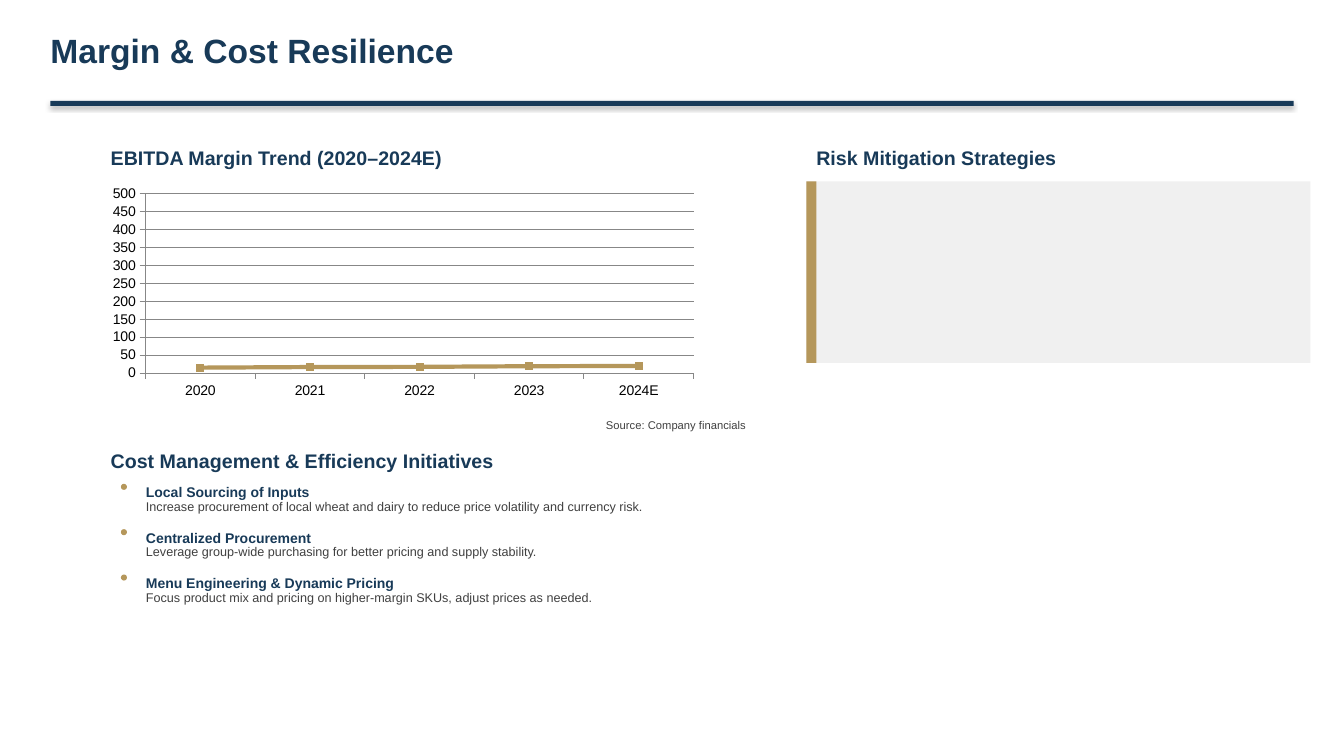
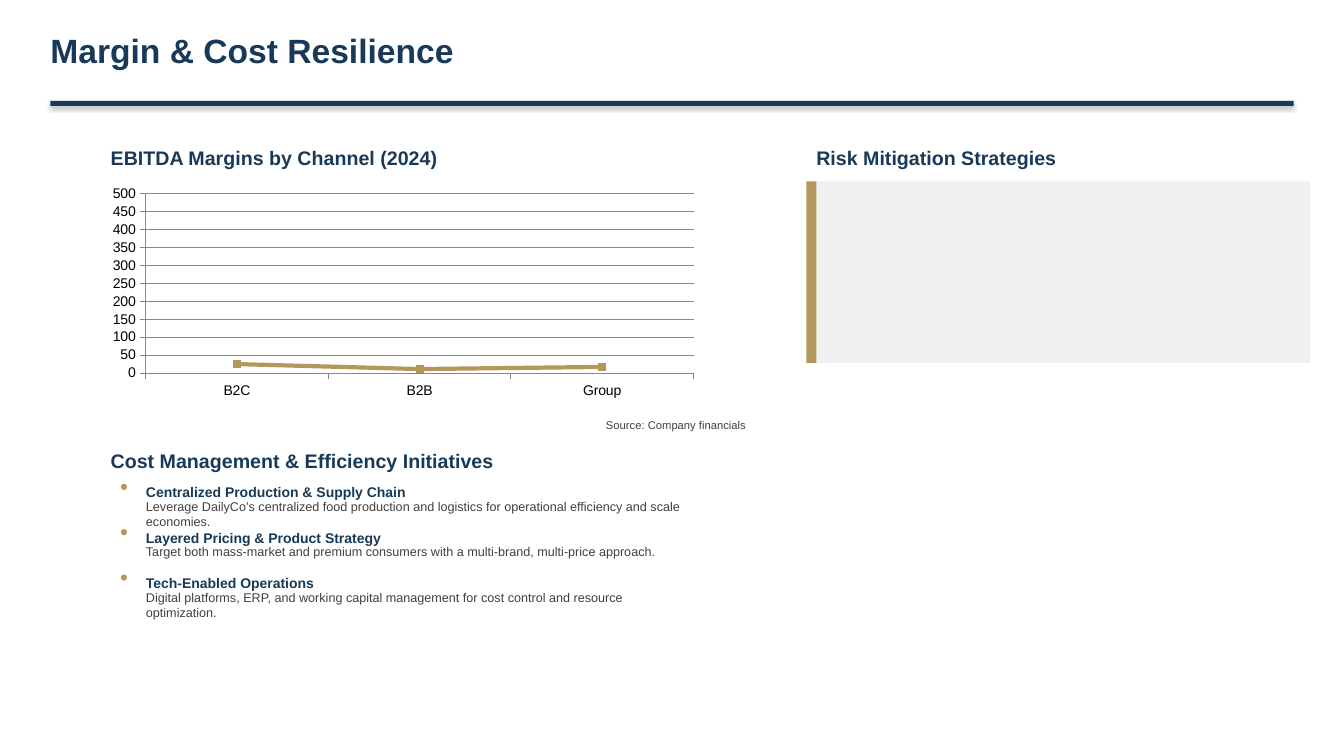
Before and after one commit to alinvb/slide_generator, a slide deck: slide 12 of ai_generated_deck.pptx (slide 16 before the commit). Drawn at 1344x756 pixels with LibreOffice and Linux fonts; fonts in the diff are those of the drawing. Boxes give left, top, right and bottom in pixels: in the first picture for what was removed or moved away, otherwise in the second. Text is boxed around its words. In the diff, an @@ line names an element or a change of style, - is before the commit and + after.

```diff
--- a/ai_generated_deck.pptx
+++ b/ai_generated_deck.pptx
@@ text at [111, 150, 437, 169]: text changed @@
-EBITDA Margin Trend (2020–2024E)
+EBITDA Margins by Channel (2024)
@@ line chart at [101, 181, 706, 403] @@
-categories: 2020, 2021, 2022, 2023, 2024E
+categories: B2C, B2B, Group
-EBITDA Margin %: 20, 20, 20, 20, 20
+EBITDA Margin %: 20, 10, 20
@@ text at [146, 487, 406, 500]: text changed @@
-Local Sourcing of Inputs
+Centralized Production & Supply Chain
@@ text at [146, 502, 679, 526]: text changed @@
-Increase procurement of local wheat and dairy to reduce price volatility and currency risk.
+Leverage DailyCo’s centralized food production and logistics for operational efficiency and scale economies.
@@ text at [146, 533, 381, 546]: text changed @@
-Centralized Procurement
+Layered Pricing & Product Strategy
@@ text at [146, 547, 655, 559]: text changed @@
-Leverage group-wide purchasing for better pricing and supply stability.
+Target both mass-market and premium consumers with a multi-brand, multi-price approach.
@@ text at [146, 578, 314, 591]: text changed @@
-Menu Engineering & Dynamic Pricing
+Tech-Enabled Operations
@@ text at [146, 593, 623, 620]: text changed @@
-Focus product mix and pricing on higher-margin SKUs, adjust prices as needed.
+Digital platforms, ERP, and working capital management for cost control and resource optimization.
```
Also in this commit, not shown: 11 other slides changed, 1 slide added, 6 slides removed, 2 other files.
